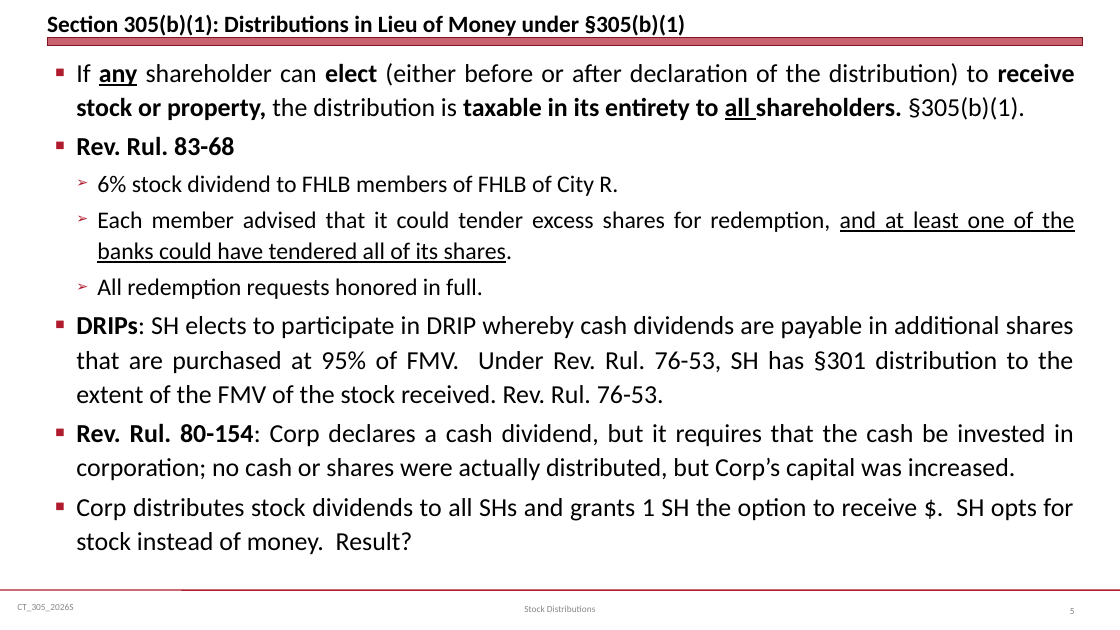
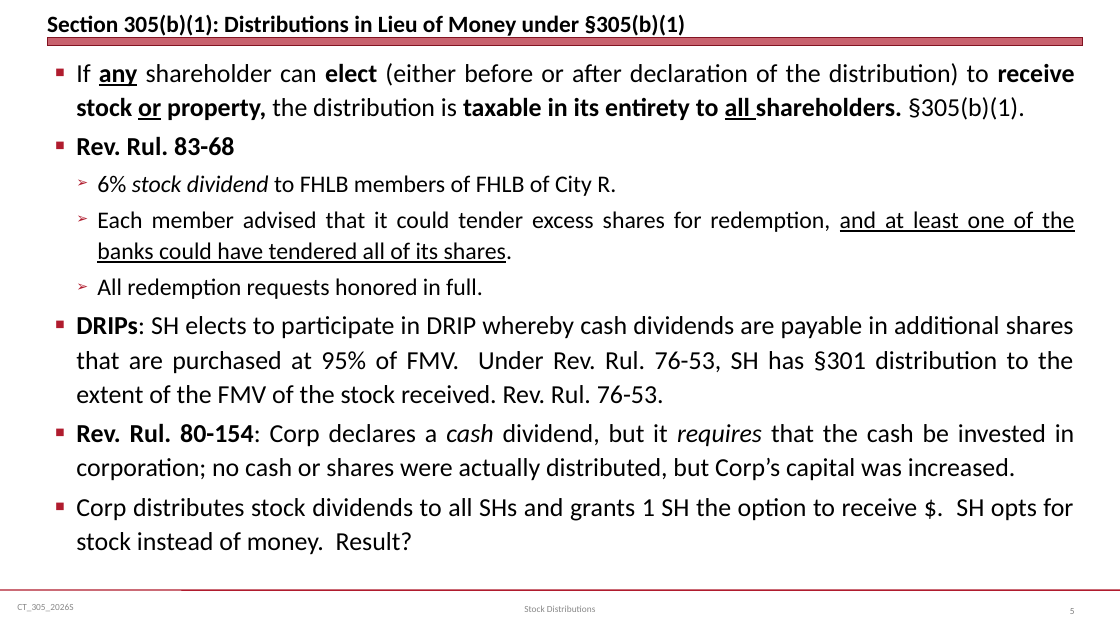
Before and after one commit to jmc877/Corporate-Tax, a slide deck: slide 5 of slides/CT_305_2026S.pptx. Drawn at 1120x630 pixels with LibreOffice and Linux fonts; fonts in the diff are those of the drawing. Boxes give left, top, right and bottom in pixels: in the first picture for what was removed or moved away, otherwise in the second. Text is boxed around its words. In the diff, an @@ line names an element or a change of style, - is before the commit and + after.

```diff
--- a/slides/CT_305_2026S.pptx
+++ b/slides/CT_305_2026S.pptx
@@ text at <box>76,63,1075,481</box>: underline on in "or"; italic on in "stock dividend", "cash requires" @@
```
Also in this commit, not shown: 4 other slides changed.
